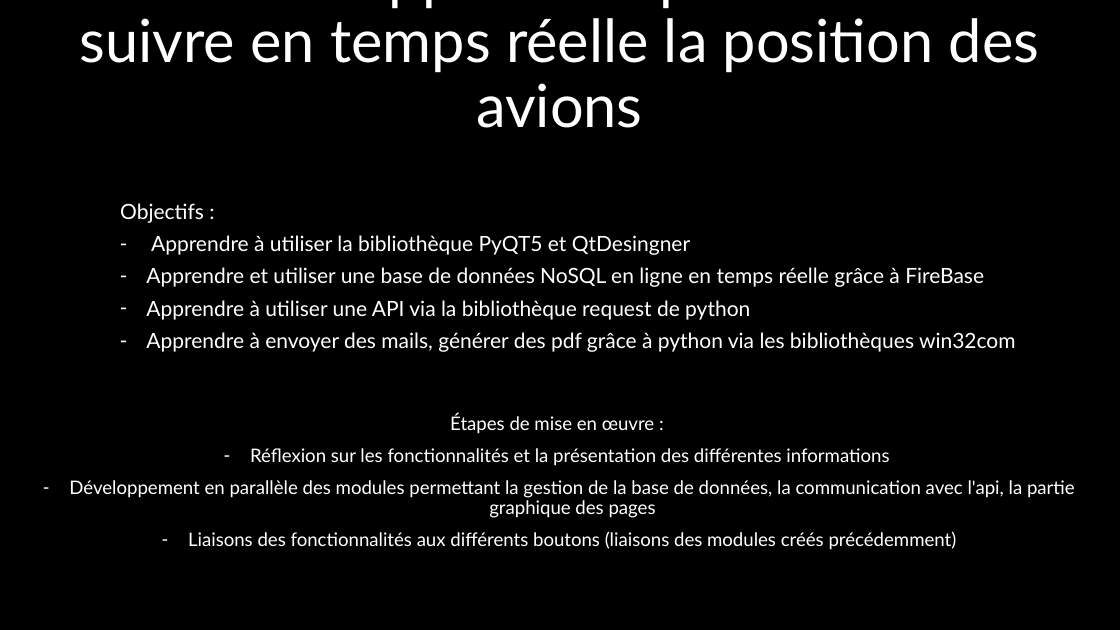
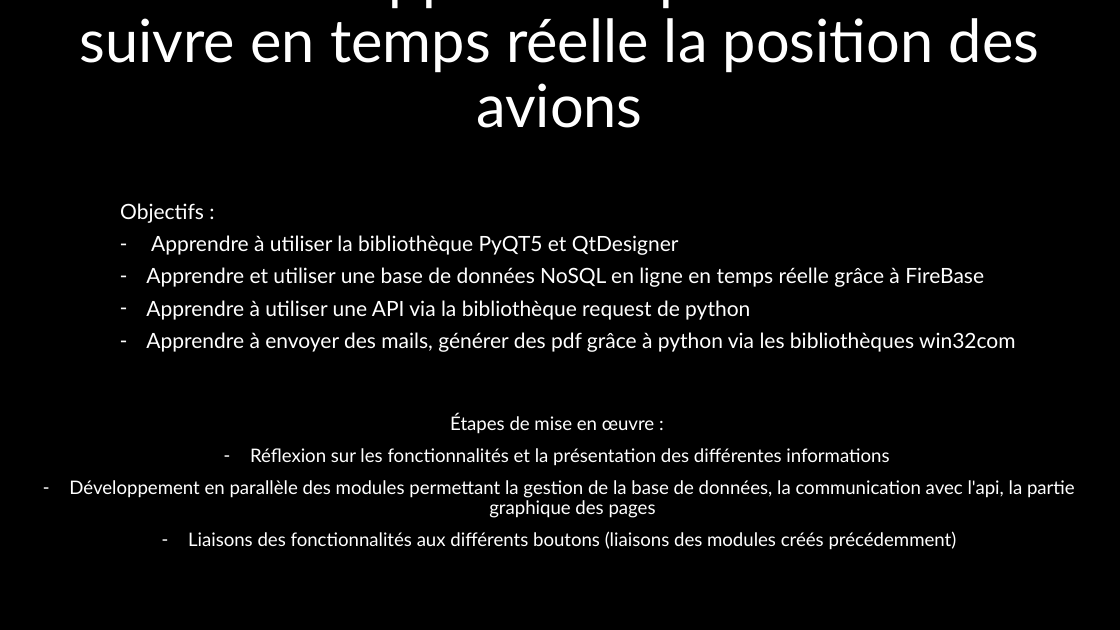
Before and after one commit to MajeurSmith/projet-flight-radar, a slide deck: slide 2 of presentation MAFR.pptx. Drawn at 1120x630 pixels with LibreOffice and Linux fonts; fonts in the diff are those of the drawing. Boxes give left, top, right and bottom in pixels: in the first picture for what was removed or moved away, otherwise in the second. Text is boxed around its words. In the diff, an @@ line names an element or a change of style, - is before the commit and + after.

```diff
--- a/presentation MAFR.pptx
+++ b/presentation MAFR.pptx
@@ text at (x1=151, y1=235, x2=679, y2=255): text changed @@
-– Apprendre à utiliser la bibliothèque PyQT5 et QtDesingner
+– Apprendre à utiliser la bibliothèque PyQT5 et QtDesigner
```
Also in this commit, not shown: 4 other slides changed, 3 slides added, 2 slides removed, 3 other files.
